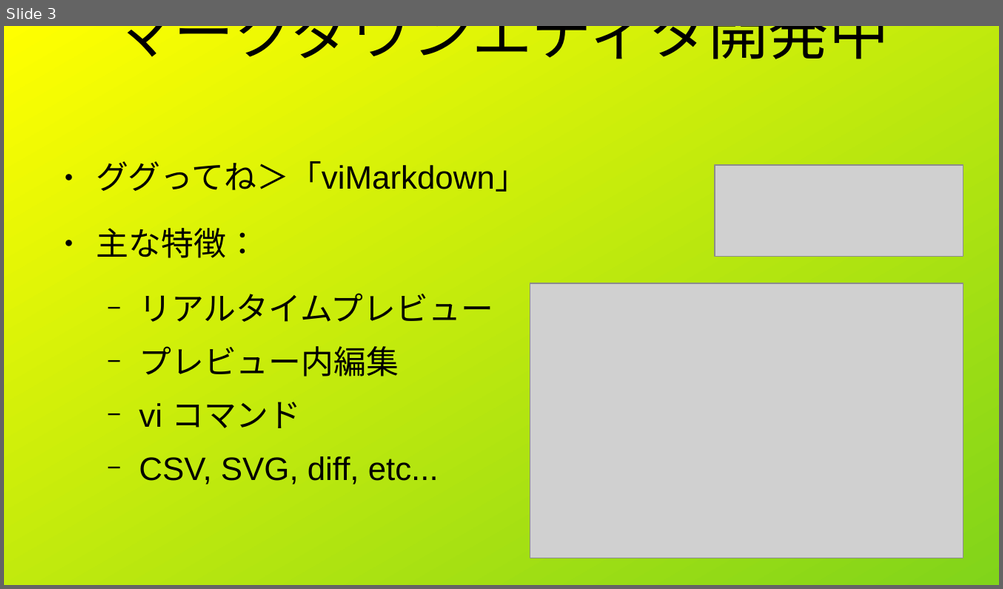
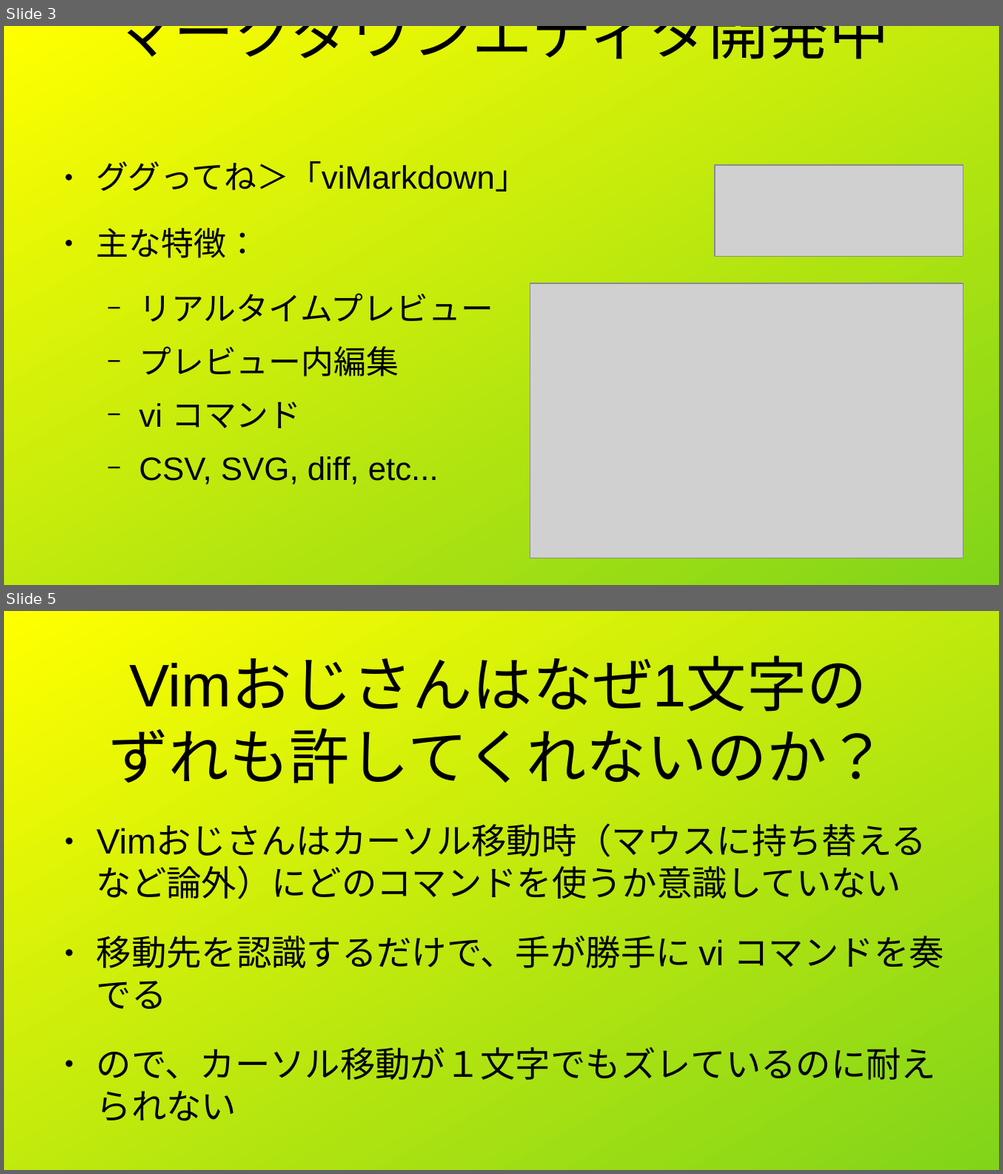
Before and after one commit to shigmas/viMarkdown, a slide deck: tech/ja/LT20260708/自動テスト.odp. Shown one above the other, each under a label of ours: slide 3 before the commit, slides 3 and 5 after it; the slides between them are not shown. The pictures are 1003x589 and 1003x1174 pixels, drawn with LibreOffice and Linux fonts; fonts in the diff are those of the drawing; grey boxes stand for pictures. Boxes give left, top, right and bottom in pixels: in the first picture for what was removed or moved away, otherwise in the second. Text is boxed around its words. In the diff, an @@ line names an element or a change of style, - is before the commit and + after.

```diff
--- a/tech/ja/LT20260708/自動テスト.odp
+++ b/tech/ja/LT20260708/自動テスト.odp
@@ slide 5 added at [4, 611, 999, 1170], background gradient #FFFF00 to #81D41A @@
@@ title added at [109, 659, 887, 784], 48 pt, text #000000 @@
+Vimおじさんはなぜ1文字の
+ずれも許してくれないのか？
@@ text added at [96, 826, 944, 1080], 28 pt, text #000000 @@
+● Vimおじさんはカーソル移動時（マウスに持ち替えるなど論外）にどのコマンドを使うか意識していない
+● 移動先を認識するだけで、手が勝手に vi コマンドを奏でる
+● ので、カーソル移動が１文字でもズレているのに耐えられない
```
Also in this commit, not shown: 4 slides changed, 4 other slides added, 3 slides removed, 2 other files.
